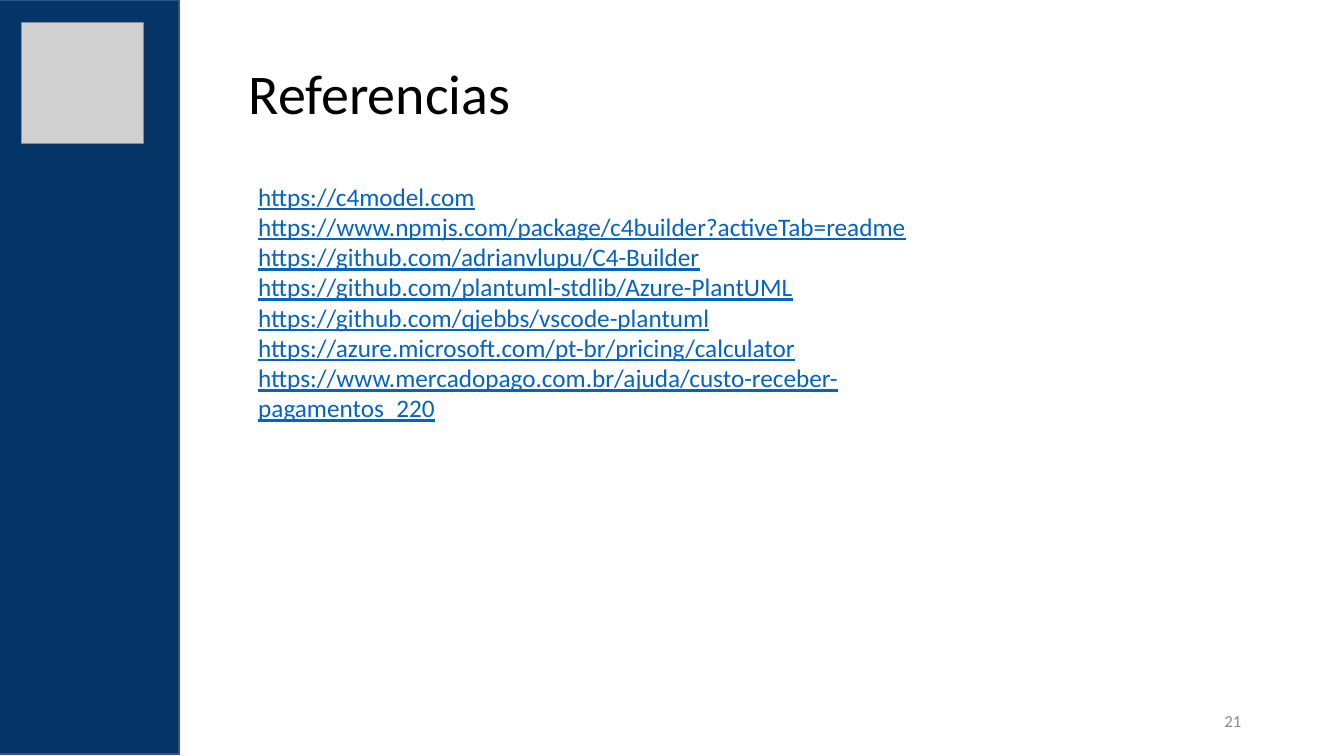
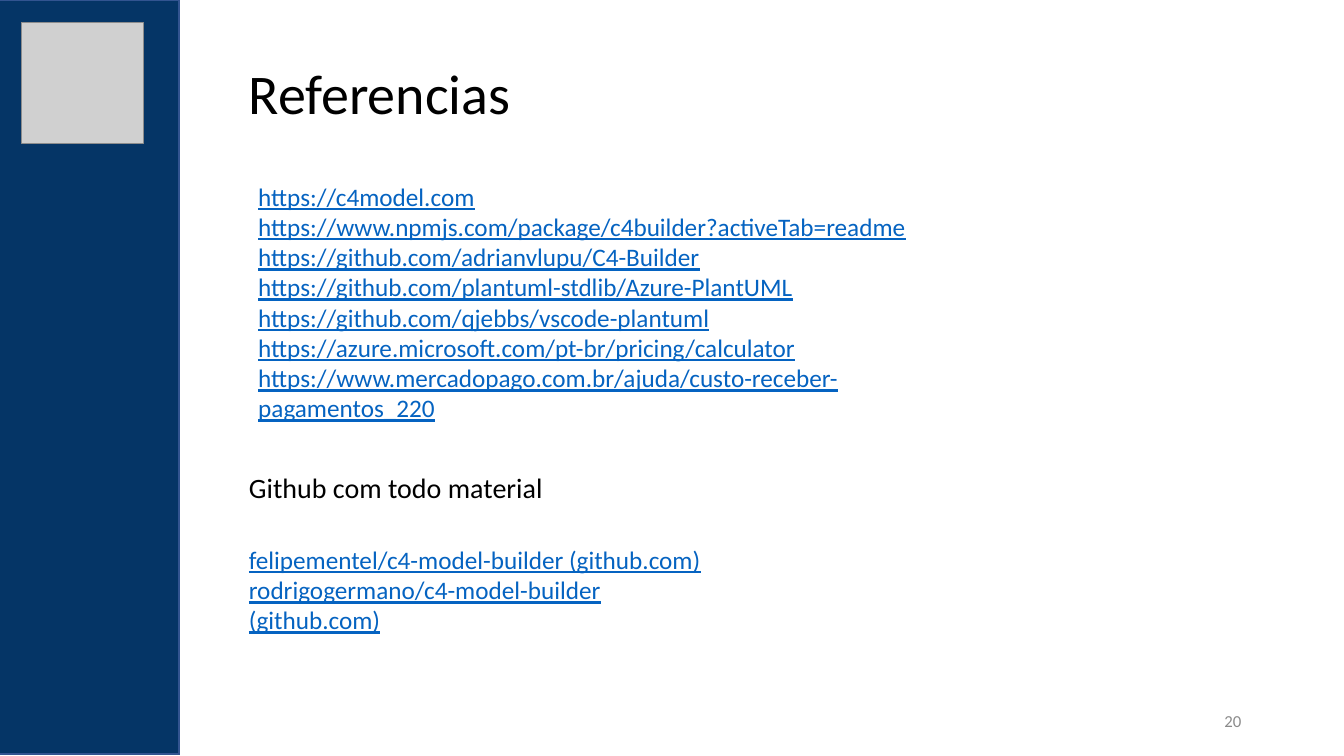
Before and after one commit to felipementel/c4-model-builder, a slide deck: slide 20 of ppt/PGPARQ01C1-2N-P1 - Arquitetura de Software.pptx (slide 21 before the commit). Drawn at 1344x756 pixels with LibreOffice and Linux fonts; fonts in the diff are those of the drawing; grey boxes stand for pictures. Boxes give left, top, right and bottom in pixels: in the first picture for what was removed or moved away, otherwise in the second. Text is boxed around its words. In the diff, an @@ line names an element or a change of style, - is before the commit and + after.

```diff
--- a/ppt/PGPARQ01C1-2N-P1 - Arquitetura de Software.pptx
+++ b/ppt/PGPARQ01C1-2N-P1 - Arquitetura de Software.pptx
@@ text added at (x1=249, y1=478, x2=543, y2=499), 20 pt, text #000000 @@
+Github com todo material
@@ text added at (x1=249, y1=550, x2=700, y2=634), 18 pt, text #0563C1, underline @@
+felipementel/c4-model-builder (github.com)
+rodrigogermano/c4-model-builder (github.com)
@@ page number at (x1=1224, y1=716, x2=1241, y2=727): text changed @@
-21
+20
```
Also in this commit, not shown: 3 other slides changed, 1 slide removed, 9 other files.
